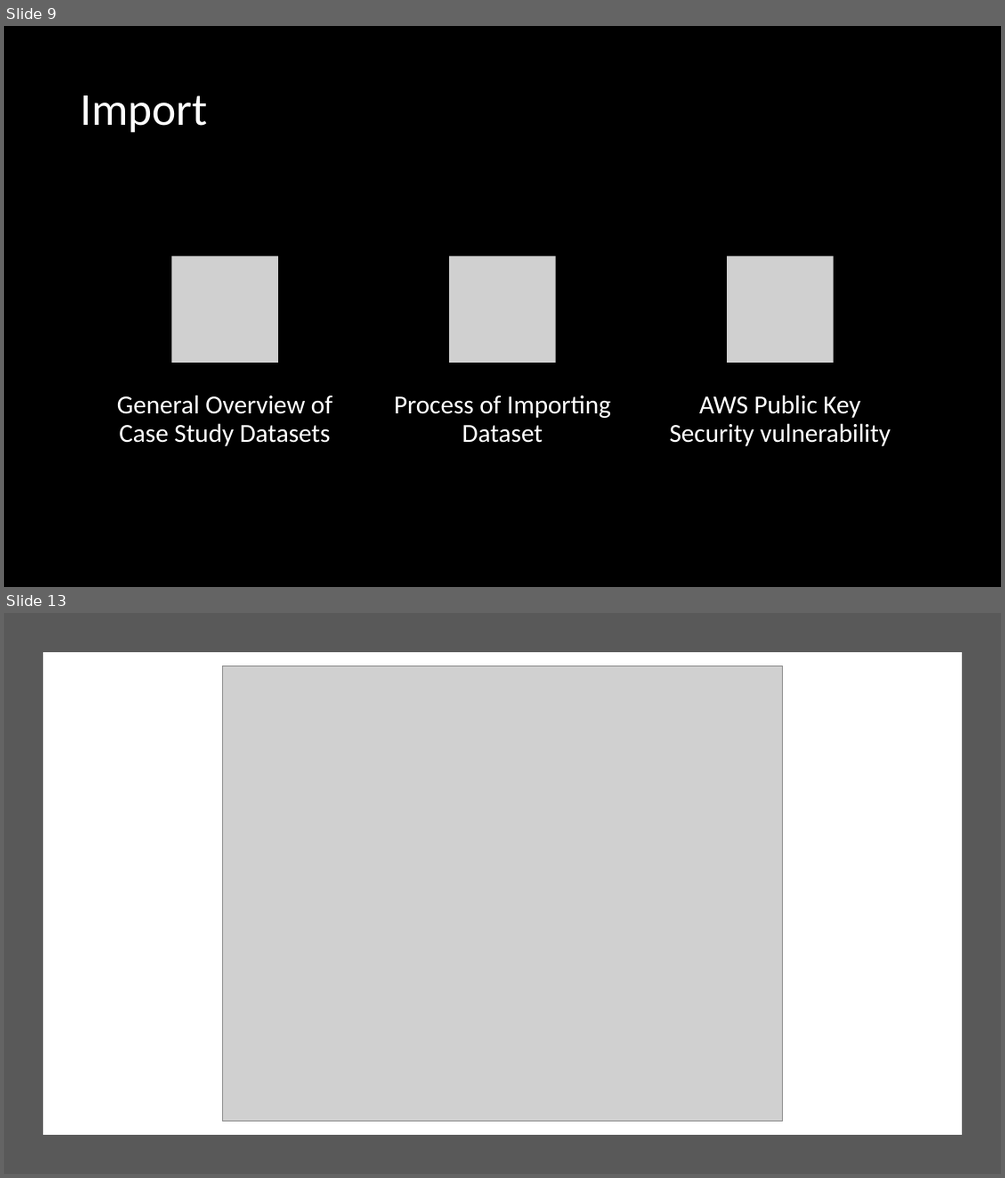
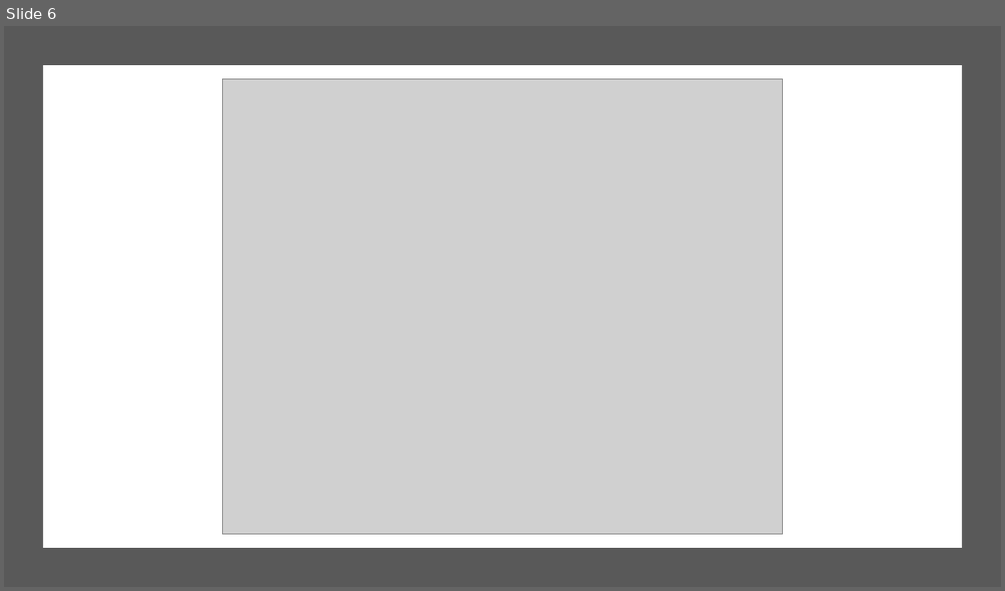
Before and after one commit to jjsmu/CaseStudy2DDS, a slide deck: Frito-Lay, Inc.pptx. Shown one above the other, each under a label of ours: slides 9 and 13 before the commit, slide 6 after it; the slides between them are not shown. The pictures are 1005x1178 and 1005x591 pixels, drawn with LibreOffice and Linux fonts; fonts in the diff are those of the drawing; grey boxes stand for pictures; background and template pictures are left out. Boxes give left, top, right and bottom in pixels: in the first picture for what was removed or moved away, otherwise in the second. Text is boxed around its words. In the diff, an @@ line names an element or a change of style, - is before the commit and + after.

```diff
--- a/Frito-Lay, Inc.pptx
+++ b/Frito-Lay, Inc.pptx
@@ slide 9 removed at box(4, 26, 1001, 587), background picture (left out) @@
@@ title removed at box(80, 95, 207, 133) @@
-Import
@@ group removed at box(117, 257, 890, 446): 3 pictures, 3 texts @@
-General Overview of Case Study Datasets
-Process of Importing Dataset
-AWS Public Key Security vulnerability
@@ what was slide 13 is now slide 6 @@
```
Also in this commit, not shown: 4 slides changed, 9 slides added, 27 other slides removed.
